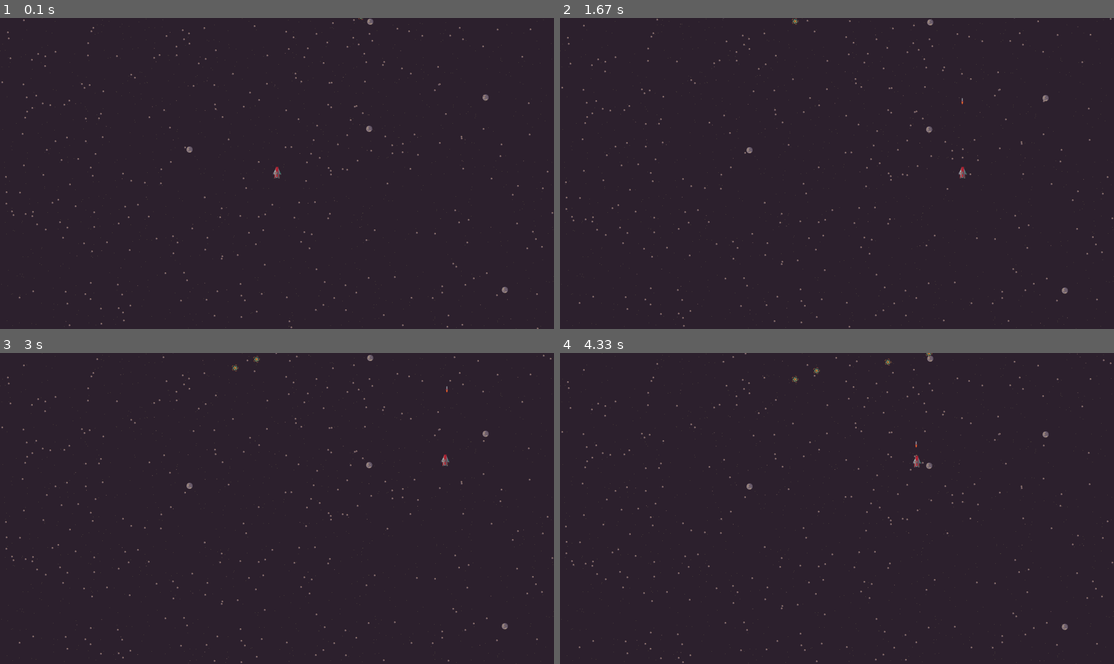
Above: before the commit, frames 1-4 (two rows, left to right).
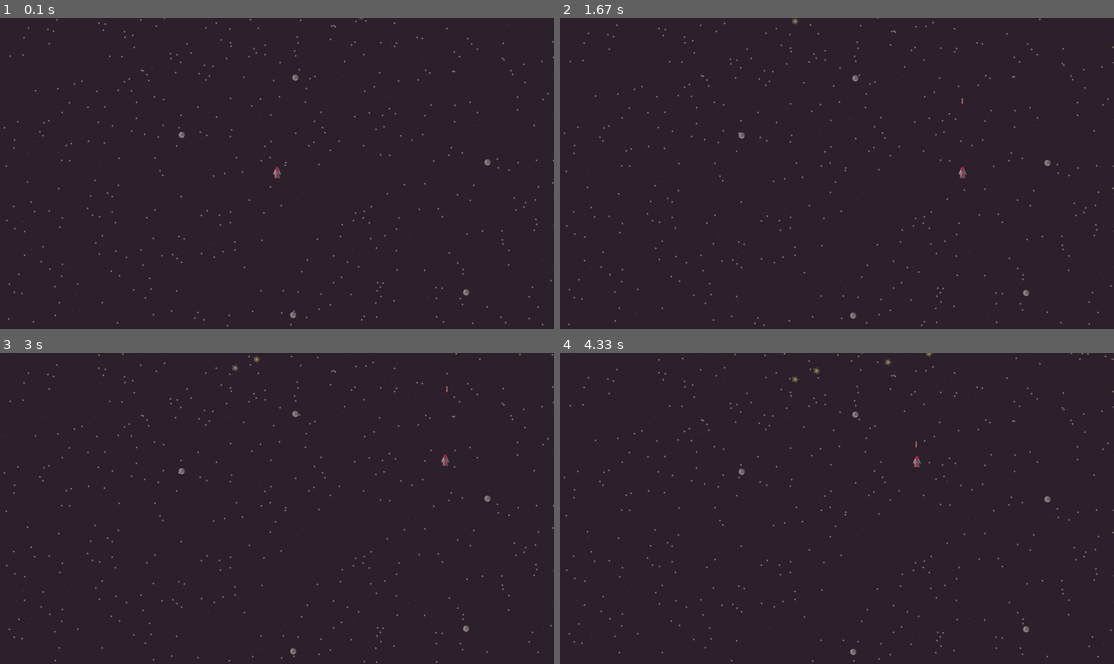
Above: after the commit, the same moments.

Repository: IAProg/pygame-SDL2-demo
Game: pygame game, started from cpu-main.py
Two runs of this game, one before a commit and one after it. Both use one fixed random seed, a clock stepped at 60 frames per second and the inputs below.
Inputs:
- Up to frame 1 (0.1 s): no input
- Up to frame 2 (1.67 s): hold Space 0.33-0.8 s; hold D 0.33-0.8 s; tap Space at 0.83, 1.23, 1.53 s; hold D 1.17-1.63 s
- Up to frame 3 (3 s): hold W 1.67-1.97 s; tap Space at 1.73, 2.07, 2.37, 2.57, 2.87 s; hold D 2-2.47 s; hold A from 2.5 s (still down)
- Up to frame 4 (4.33 s): release A at 3.03 s; hold S 3.07-3.37 s; tap Space at 3.13, 3.47, 3.77, 3.9, 4.3 s; hold A 3.4-3.8 s; hold W 3.83-4.2 s; hold D from 4.23 s (still down)

The runs differ from the first frame. In frame 1, 1.6% of the frame differs, in the area x 0-100%, y 0-100%; in frame 2, 1.6%; in frame 3, 1.6%; in frame 4, 1.6%.

Commit message:
added background + cleanup

Diff:
--- a/cpu-main.py
+++ b/cpu-main.py
@@ -2,7 +2,6 @@
 from pygame.locals import *
 from entities import *
 from config import *
-from random import randint
 from textureManager import TextureManager as tm
 
 class Game:
@@ -23,14 +22,7 @@
 		self.player = Player( pygame.Vector2(SCR_W // 2, SCR_H // 2) )
 		self.bulletGroup = pygame.sprite.Group()
 		self.mineGroup = pygame.sprite.Group()
-		self.starGroup = pygame.sprite.Group()
-
-		dist = [0] * 1000
-		dist = dist + [1] * 5
-		dist = dist + [2] * 312
-		dist = dist + [3] * 50
-		for i in range(len(dist)):
-			self.starGroup.add(Star(dist[i]))
+		self.background = Background()
 
 		self.mainloop()
 
@@ -42,7 +34,7 @@
 
 		pressed = pygame.key.get_pressed()
 		if pressed[pygame.K_SPACE] and self.bulletTimer <= 0:
-			self.bulletGroup.add(Bullet(self.player.pos.copy(), self.player.vel.copy()))
+			Bullet(self.bulletGroup, self.player.pos.copy(), self.player.vel.copy())
 			self.bulletTimer = COOLDOWN_BULLET
 
 		self.inputDir *= 0
@@ -57,9 +49,6 @@
 		if abs(self.inputDir.length()) > 0:
 			self.inputDir.normalize_ip()
 
-	def spawnMine(self):
-		self.mineGroup.add( Mine() )
-
 	def collisionDetect(self):
 		for c in pygame.sprite.groupcollide(self.bulletGroup, self.mineGroup, True, True):
 			pass #self.score+=Mine.reward
@@ -69,9 +58,9 @@
 
 
 	def update(self, dt):
+		self.background.update(dt)
 		self.player.update(dt, self.inputDir)
 		self.mineGroup.update(dt)
-		self.starGroup.update(dt)
 		self.bulletGroup.update(dt)
 
 		self.bulletTimer -= dt
@@ -79,12 +68,12 @@
 
 		if self.mineTimer <= 0:
 			self.mineTimer = COOLDOWN_MINE
-			self.spawnMine()
+			Mine(self.mineGroup)
 
 	def draw(self):
 		self.surface.fill(BG_FILL)
 
-		self.starGroup.draw(self.surface)
+		self.background.draw(self.surface)
 		self.mineGroup.draw(self.surface)
 		self.bulletGroup.draw(self.surface)
 		self.player.draw(self.surface)
--- a/entities.py
+++ b/entities.py
@@ -4,12 +4,28 @@
 from random import randint
 from textureManager import TextureManager as tm
 
+class Background(pg.sprite.Group):
+	def __init__(self):
+		pg.sprite.Group.__init__(self)
+
+		backdrop = pg.sprite.Sprite(self)
+		backdrop.image = tm.fetch("bg")
+		backdrop.rect  = backdrop.image.get_rect()
+
+		dist = [1] * 5
+		dist = dist + [2] * 400
+		dist = dist + [3] * 25
+		for val in dist:
+			Star(self, val)
+
+
+
 class Star(pg.sprite.Sprite):
 	skins = ["Star1","Star2","Star3","Star4"]
 	speed = 2
 
-	def __init__(self, size):
-		pg.sprite.Sprite.__init__(self)
+	def __init__(self, group, size):
+		pg.sprite.Sprite.__init__(self, group)
 		self.dir = pg.Vector2(0, 1)
 		self.size = size
 		self.image = tm.fetch(Star.skins[self.size])
@@ -24,7 +40,7 @@
 
 	def update(self, dt):
 		self.pos += (self.dir * Star.speed * (pow(self.size,3)) * dt)
-		self.rect.center = self.pos.xy
+		self.rect.bottomleft = self.pos.xy
 		if self.pos.y > SCR_H:
 			self.reset()
 
@@ -32,8 +48,8 @@
 	speed = 40
 	reward = 10
 
-	def __init__(self):
-		pg.sprite.Sprite.__init__(self)
+	def __init__(self, group):
+		pg.sprite.Sprite.__init__(self, group)
 		self.image = tm.fetch("mine")
 		self.rect  = self.image.get_rect()
 		self.dir = pg.Vector2(0, 1)
@@ -50,8 +66,8 @@
 class Bullet(pg.sprite.Sprite):
 	speed = -2500
 
-	def __init__(self, pos, playerVel):
-		pg.sprite.Sprite.__init__(self)
+	def __init__(self, group, pos, playerVel):
+		pg.sprite.Sprite.__init__(self, group)
 		self.image = tm.fetch("bullet")
 		self.rect  = self.image.get_rect()
 		self.vel = playerVel + pg.Vector2(0, Bullet.speed)
--- a/sdl2-main.py
+++ b/sdl2-main.py
@@ -10,7 +10,7 @@
 	def __init__(self):
 		pg.init()
 		self.window = Window(TITLE, RESOLUTION)
-		self.renderer = Renderer(self.window)
+		self.renderer = Renderer(self.window, -1, -10 ,False)
 		self.renderer.draw_color = BG_FILL
 
 		self.inputDir = pygame.Vector2(0,0)
@@ -24,17 +24,10 @@
 		self.fps_size = [FONT_SIZE * 8, FONT_SIZE * 1.5]
 		self.fps_surf = pg.Surface(self.fps_size)
 
+		self.background = Background()
 		self.player = Player( pygame.Vector2(SCR_W // 2, SCR_H // 2) )
 		self.bulletGroup = pygame.sprite.Group()
 		self.mineGroup = pygame.sprite.Group()
-		self.starGroup = pygame.sprite.Group()
-
-		dist = [0] * 1000
-		dist = dist + [1] * 5
-		dist = dist + [2] * 312
-		dist = dist + [3] * 50
-		for i in range(len(dist)):
-			self.starGroup.add(Star(dist[i]))
 
 		self.mainloop()
 
@@ -46,7 +39,7 @@
 
 		pressed = pygame.key.get_pressed()
 		if pressed[pygame.K_SPACE] and self.bulletTimer <= 0:
-			self.bulletGroup.add(Bullet(self.player.pos.copy(), self.player.vel.copy()))
+			Bullet(self.bulletGroup, self.player.pos.copy(), self.player.vel.copy())
 			self.bulletTimer = COOLDOWN_BULLET
 
 		self.inputDir *= 0
@@ -61,8 +54,6 @@
 		if abs(self.inputDir.length()) > 0:
 			self.inputDir.normalize_ip()
 
-	def spawnMine(self):
-		self.mineGroup.add( Mine() )
 
 	def collisionDetect(self):
 		for c in pygame.sprite.groupcollide(self.bulletGroup, self.mineGroup, True, True):
@@ -73,9 +64,9 @@
 
 
 	def update(self, dt):
+		self.background.update(dt)
 		self.player.update(dt, self.inputDir)
 		self.mineGroup.update(dt)
-		self.starGroup.update(dt)
 		self.bulletGroup.update(dt)
 
 		self.bulletTimer -= dt
@@ -83,12 +74,12 @@
 
 		if self.mineTimer <= 0:
 			self.mineTimer = COOLDOWN_MINE
-			self.spawnMine()
+			Mine(self.mineGroup)
 
 	def draw(self):
 		self.renderer.clear()
 
-		self.starGroup.draw(self.renderer)
+		self.background.draw(self.renderer)
 		self.mineGroup.draw(self.renderer)
 		self.bulletGroup.draw(self.renderer)
 		self.player.draw(self.renderer)
@@ -109,7 +100,7 @@
 		spriteCount = sum ((
 			len(self.bulletGroup.sprites()),
 			len(self.mineGroup.sprites()),
-			len(self.starGroup.sprites())
+			len(self.background.sprites())
 		))
 		fps = f'{Game.clock.get_fps() :.0f} FPS | {spriteCount} SPRITES'
 		tex = Texture.from_surface(self.renderer, self.font.render(fps, False, "green"))
Binary file changed: Sprites/Star1.png
Binary file added: Sprites/bg.png
